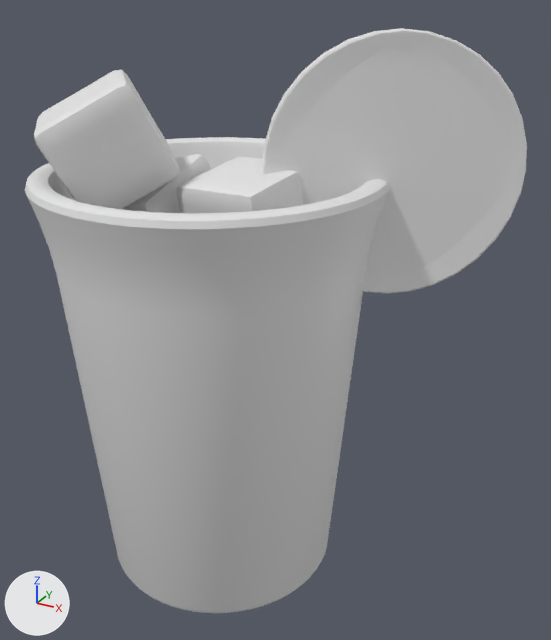
Renders of the OBJ model public/assets/drink-baked/blog0109.obj from each side of a commit.
Rendered twice from a camera (50 mm lens) standing at (3.42, -5.13, 5.07) and looking at (0.54, 0.1, 2.46). The axes (+X, +Y, +Z) are drawn at lower left. The lights are the same throughout. The older version comes first. Where no turn or scale is listed for an object, it has been applied to the vertices.
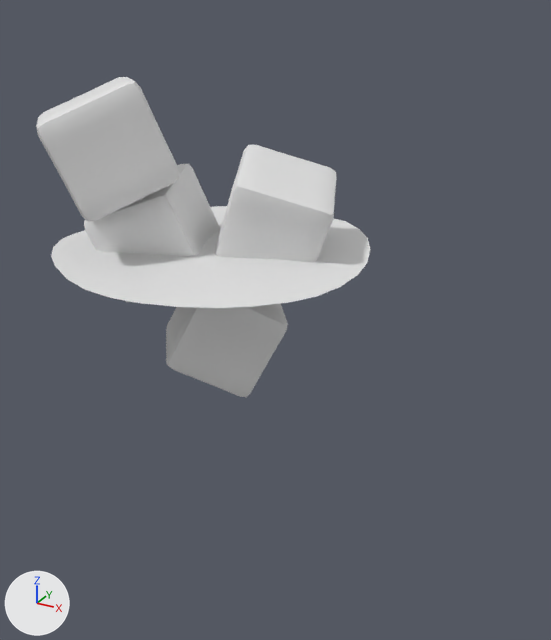
What differs and where, as boxes (x1, y1, x2, y2) in the pictures (551 x 640 px; the box of a moved part takes in the faces that stretch with it):
'Cylinder', deleted
    before: (25, 137, 389, 613)
'Circle.001', deleted
    before: (262, 28, 527, 294)
'Cube.003', reshaped
    before: (34, 69, 180, 209)
    after: (36, 77, 180, 222)
'Cube.002', reshaped
    before: (176, 156, 303, 213)
    after: (214, 145, 337, 262)
'Cube.001', reshaped
    before: (123, 154, 211, 213)
    after: (84, 164, 221, 302)
part 1 of me_cube, moved or reshaped (not visible before)
    after: (166, 303, 288, 397)
part 5 of me_plane, moved or reshaped (not visible before)
    after: (51, 206, 371, 308)

Patch to the scene script:
```diff
--- a/public/assets/drink-baked/blog0109.obj.py
+++ b/public/assets/drink-baked/blog0109.obj.py
@@ me_cube @@
 # used by ob_cube; location = (0.0, 0.0, 0.0)
-me_cube.from_pydata(...)  # 386 vertices, 384 faces; spans x -0.65..0.622, y -0.633..0.618, z 1.772..2.883
+me_cube.from_pydata(...)  # 386 vertices, 384 faces; spans x -0.564..0.685, y -0.555..0.636, z 1.781..2.818
+# me_cube part 1: the whole mesh is multiplied about its middle by the matrix ((-0.932, -0.326, 0.156), (0.04, 0.336, 0.941), (-0.359, 0.884, -0.3)), then moved by (0.074, 0.048, -0.028)
@@ me_cube_001 @@
 # used by ob_cube_001; location = (0.0, 0.0, 0.0)
-me_cube_001.from_pydata(...)  # 386 vertices, 384 faces; spans x -0.986..0.042, y -0.532..0.556, z 2.662..3.774
+me_cube_001.from_pydata(...)  # 386 vertices, 384 faces; spans x -1.007..0.131, y -0.715..0.364, z 2.63..3.686
+# me_cube_001 part 2: the whole mesh is multiplied about its middle by the matrix ((0.889, -0.413, -0.198), (0.449, 0.871, 0.198), (0.091, -0.265, 0.96)), then moved by (0.034, -0.187, -0.06)
@@ me_cube_002 @@
 # used by ob_cube_002; location = (0.0, 0.0, 0.0)
-me_cube_002.from_pydata(...)  # 386 vertices, 384 faces; spans x -0.054..0.892, y -0.563..0.418, z 2.889..3.813
+me_cube_002.from_pydata(...)  # 386 vertices, 384 faces; spans x -0.093..1.088, y -0.351..0.723, z 2.785..3.87
+# me_cube_002 part 3: the whole mesh is multiplied about its middle by the matrix ((0.188, -0.944, 0.273), (-0.089, -0.293, -0.952), (0.978, 0.154, -0.139)), then moved by (0.078, 0.259, -0.023)
@@ me_cube_003 @@
 # used by ob_cube_003; location = (0.0, 0.0, 0.0)
-me_cube_003.from_pydata(...)  # 386 vertices, 384 faces; spans x -1.219..0.013, y -1.134..0.094, z 3.406..4.458
+me_cube_003.from_pydata(...)  # 386 vertices, 384 faces; spans x -1.177..0.048, y -1.159..0.034, z 3.411..4.44
+# me_cube_003 part 4: the whole mesh is multiplied about its middle by the matrix ((0.468, -0.477, -0.744), (-0.414, 0.626, -0.661), (0.781, 0.618, 0.095)), then moved by (0.038, -0.043, -0.007)
@@ me_plane @@
 # used by ob_plane; location = (0.0, 0.0, 0.0)
-me_plane.from_pydata(...)  # 264 vertices, 84 faces; spans x -1.3..1.3, y -1.3..1.3, z 3.01..3.1
+me_plane.from_pydata(...)  # 238 vertices, 179 faces; spans x -1.31..1.31, y -1.31..1.31, z 3.01..3.13
+# me_plane part 5: 17 vertices moved from x -1.29..1.29, y -1.3..1.3, z 3.04..3.07 to x -1.31..1.29, y -1.31..1.31, z 3.03..3.07; 189 vertices removed from x -1.3..1.3, y -1.3..1.3, z 3.01..3.1; 163 vertices added at x -1.31..1.31, y -1.29..1.29, z 3.01..3.13
@@ ob_circle_001 @@
-ob_circle_001 = bpy.data.objects.new('Circle.001', me_circle_001)
-ob_circle_001.location = (0.0, 0.0, 0.0)
@@ ob_cylinder @@
-ob_cylinder = bpy.data.objects.new('Cylinder', me_cylinder)
-ob_cylinder.location = (0.0, 0.0, 0.0)
```
